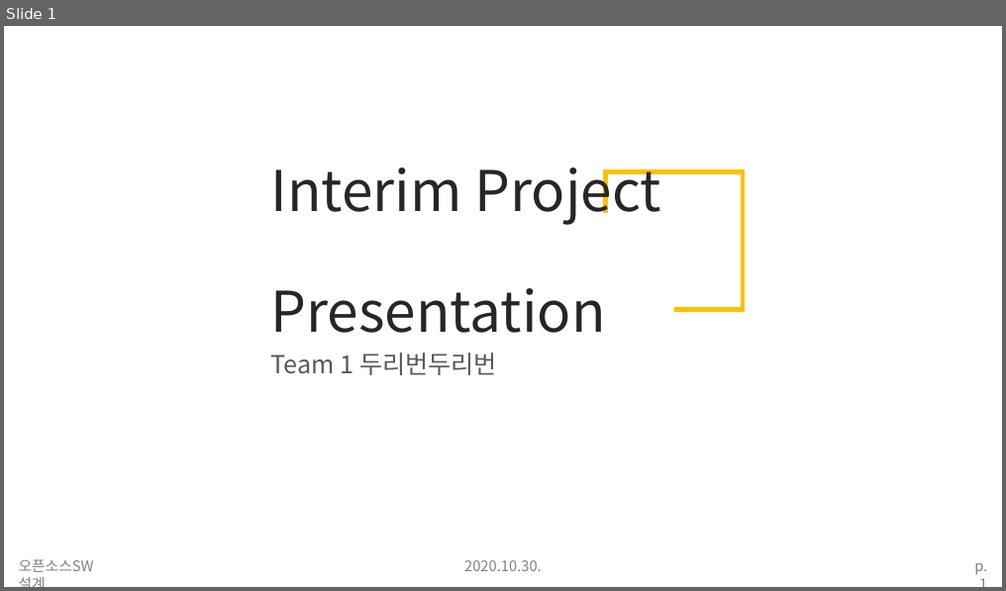
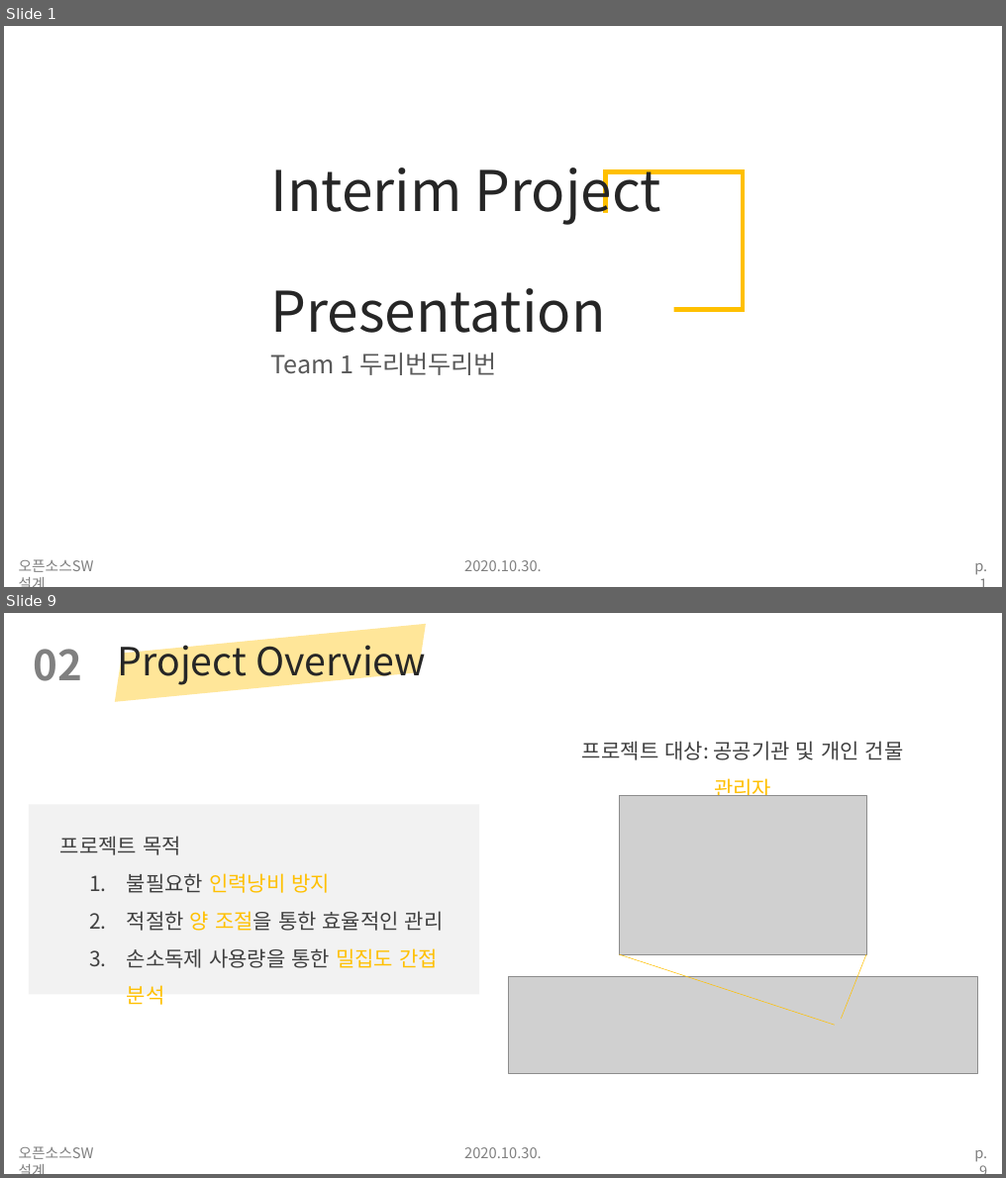
Before and after one commit to duribeon/Hand-Sanitizer, a slide deck: 3_Interim Project Presentation/Interim Project Presentation - 두리번두리번.pptx. Shown one above the other, each under a label of ours: slide 1 before the commit, slides 1 and 9 after it; the slides between them are not shown. The pictures are 1006x591 and 1006x1178 pixels, drawn with LibreOffice and Linux fonts; fonts in the diff are those of the drawing; grey boxes stand for pictures. Boxes give left, top, right and bottom in pixels: in the first picture for what was removed or moved away, otherwise in the second. Text is boxed around its words. In the diff, an @@ line names an element or a change of style, - is before the commit and + after.

Commit message:
added 1_Project Overview

```diff
--- a/3_Interim Project Presentation/Interim Project Presentation - 두리번두리번.pptx
+++ b/3_Interim Project Presentation/Interim Project Presentation - 두리번두리번.pptx
@@ slide 9 added at (4,613,1002,1174), background #FFFFFF @@
@@ parallelogram added at (110,624,431,702), fill #FFE699 @@
@@ text added at (118,636,426,686), 37.4 pt, text #262626 @@
+Project Overview
@@ text added at (34,649,83,681), 40 pt, text #808080, bold @@
+02
@@ text added at (582,741,904,801), 20 pt, text #404040 @@
+프로젝트 대상: 공공기관 및 개인 건물 관리자
@@ rectangle added at (29,805,479,995), fill #F2F2F2 @@
@@ picture added at (620,796,866,956) @@
@@ text added at (60,836,444,968), 20 pt, text #404040 @@
+프로젝트 목적
+1. 불필요한 인력낭비 방지
+2. 적절한 양 조절을 통한 효율적인 관리
+3. 손소독제 사용량을 통한 밀집도 간접 분석
@@ line added from (620, 956) to (835, 1026), #FFC000 0.5 pt @@
@@ line added from (841, 1019) to (866, 956), #FFC000 0.5 pt @@
@@ picture added at (509,977,978,1073) @@
@@ text added at (19,1147,94,1159), 14 pt, text #808080 @@
+오픈소스SW설계
@@ text added at (464,1148,542,1158), 14 pt, text #808080 @@
+2020.10.30.
@@ text added at (974,1151,987,1162), 14 pt, text #808080 @@
+p. 9
```
Also in this commit, not shown: 6 slides changed, 2 other slides added.
